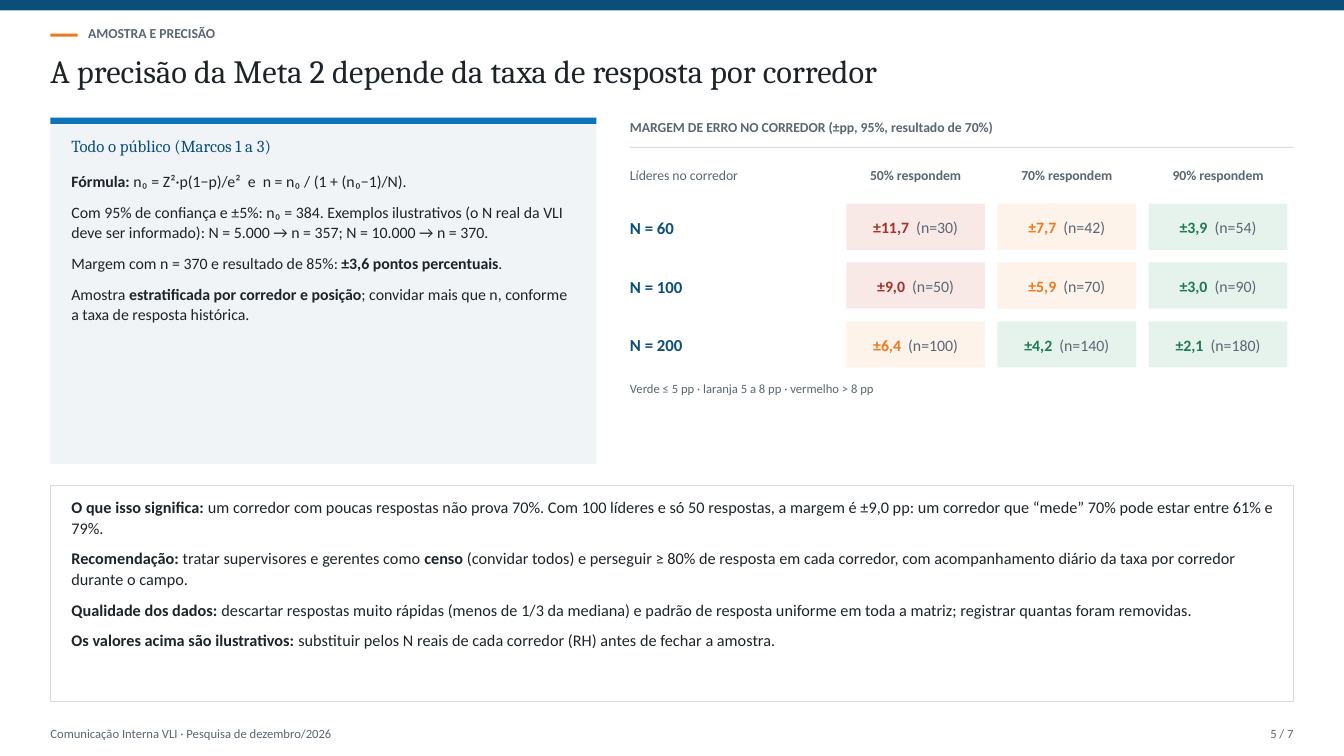
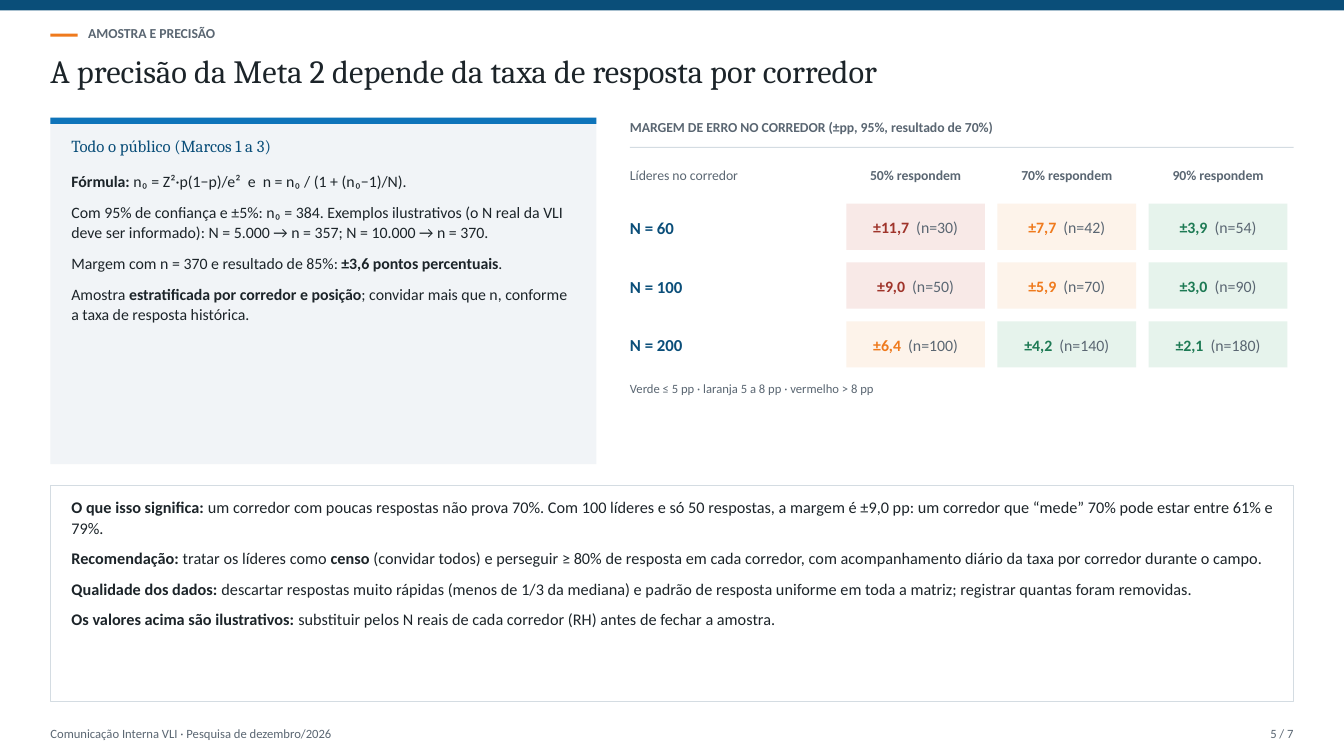
Before and after one commit to jobevieira/vli-preview, a slide deck: slide 5 of pesquisa-comunicacao-de-para/Pesquisa_Comunicacao_DE_PARA.pptx. Drawn at 1344x756 pixels with LibreOffice and Linux fonts; fonts in the diff are those of the drawing. Boxes give left, top, right and bottom in pixels: in the first picture for what was removed or moved away, otherwise in the second. Text is boxed around its words. In the diff, an @@ line names an element or a change of style, - is before the commit and + after.

```diff
--- a/pesquisa-comunicacao-de-para/Pesquisa_Comunicacao_DE_PARA.pptx
+++ b/pesquisa-comunicacao-de-para/Pesquisa_Comunicacao_DE_PARA.pptx
@@ text at <box>71,552,1262,567</box>: text changed @@
-Recomendação: tratar supervisores e gerentes como censo (convidar todos) e perseguir ≥ 80% de resposta em cada corredor, com acompanhamento diário da taxa por corredor durante o campo.
+Recomendação: tratar os líderes como censo (convidar todos) e perseguir ≥ 80% de resposta em cada corredor, com acompanhamento diário da taxa por corredor durante o campo.
```
Also in this commit, not shown: 5 other slides changed, 3 other files.
